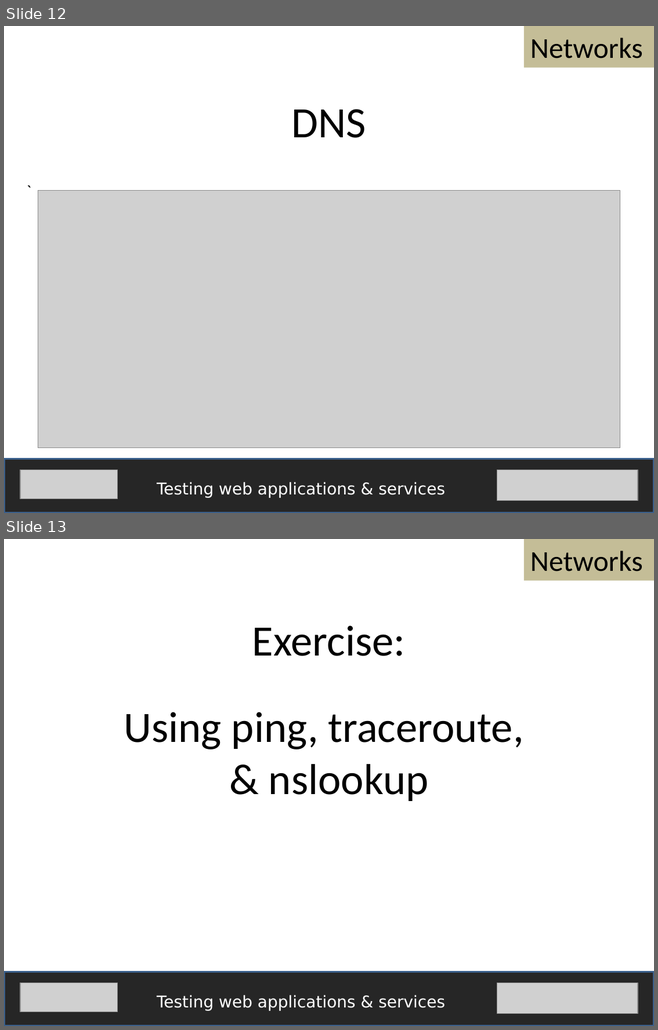
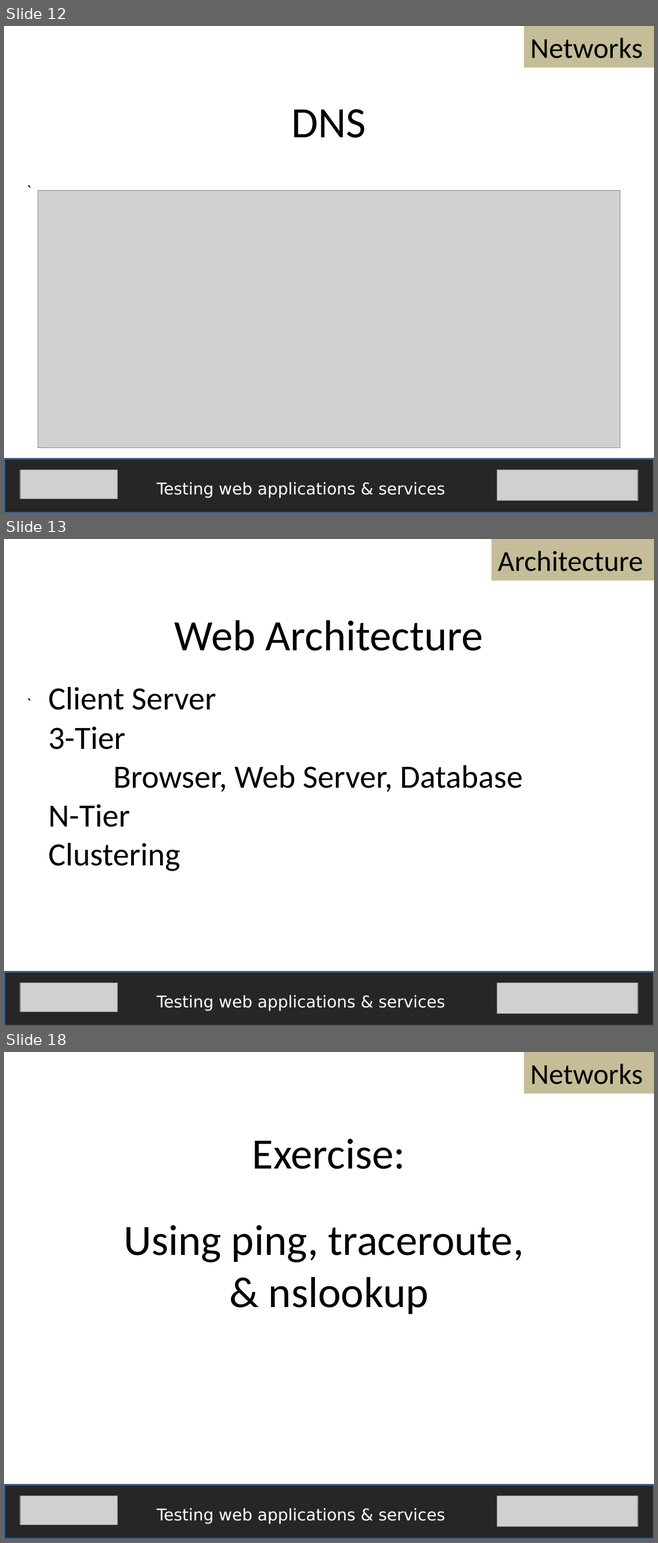
Before and after one commit to fijiaaron/testing-web-apps-and-services, a slide deck: presentations/A technical understanding of the web.pptx. Shown one above the other, each under a label of ours: slides 12 and 13 before the commit, slides 12, 13 and 18 after it; the slides between them are not shown. The pictures are 658x1030 and 658x1543 pixels, drawn with LibreOffice and Linux fonts; fonts in the diff are those of the drawing; grey boxes stand for pictures. Boxes give left, top, right and bottom in pixels: in the first picture for what was removed or moved away, otherwise in the second. Text is boxed around its words. In the diff, an @@ line names an element or a change of style, - is before the commit and + after.

Commit message:
updated curriculum itinerary in introduction and added web architecture to technical understanding

```diff
--- a/presentations/A technical understanding of the web.pptx
+++ b/presentations/A technical understanding of the web.pptx
@@ slide 13 added at (4, 539, 654, 1026), background #FFFFFF @@
@@ rectangle added at (491, 539, 654, 581), fill #C4BD97, 32 pt, text #000000 @@
+Architecture
@@ text added at (175, 620, 483, 651), 48 pt, text #000000 @@
+Web Architecture
@@ text added at (20, 690, 150, 716), 18 pt, text #000000 @@
+`
@@ text added at (48, 687, 523, 871), 36 pt, text #000000 @@
+Client Server
+3-Tier
+Browser, Web Server, Database
+N-Tier
+Clustering
@@ rectangle added at (4, 972, 654, 1026), fill #262626, outline #3A5F8C 2 pt @@
@@ picture added at (20, 983, 118, 1012) @@
@@ picture added at (496, 983, 637, 1013) @@
@@ text added at (157, 995, 445, 1011), 18 pt, text #FFFFFF @@
+Testing web applications & services
@@ what was slide 13 is now slide 18 @@
```
Also in this commit, not shown: 4 other slides added, 2 other files.
